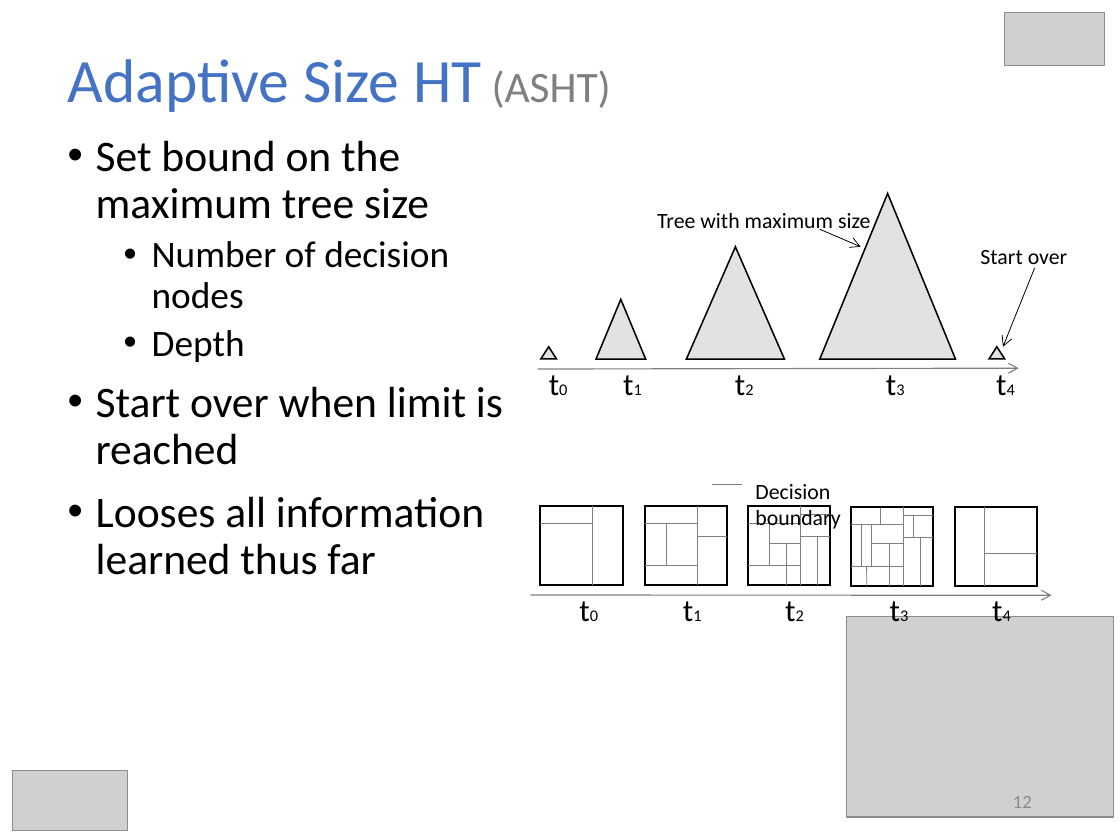
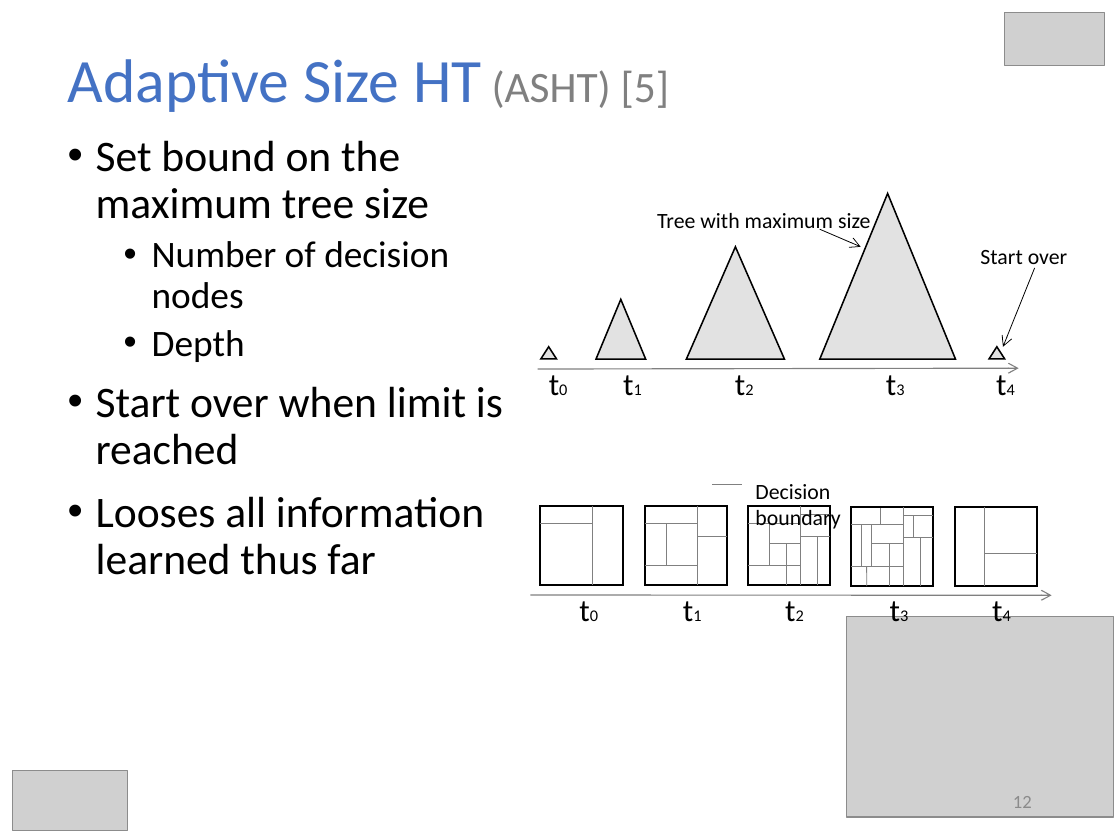
Before and after one commit to hmsgit/minestream, a slide deck: slide 12 of presentation/thesis.pptx. Drawn at 1120x840 pixels with LibreOffice and Linux fonts; fonts in the diff are those of the drawing; grey boxes stand for pictures. Boxes give left, top, right and bottom in pixels: in the first picture for what was removed or moved away, otherwise in the second. Text is boxed around its words. In the diff, an @@ line names an element or a change of style, - is before the commit and + after.

```diff
--- a/presentation/thesis.pptx
+++ b/presentation/thesis.pptx
@@ title at [68,59,670,112]: text changed @@
-Adaptive Size HT (ASHT)
+Adaptive Size HT (ASHT) [5]
```
Also in this commit, not shown: 6 other slides changed, 9 slides added, 4 slides removed, 15 other files.
